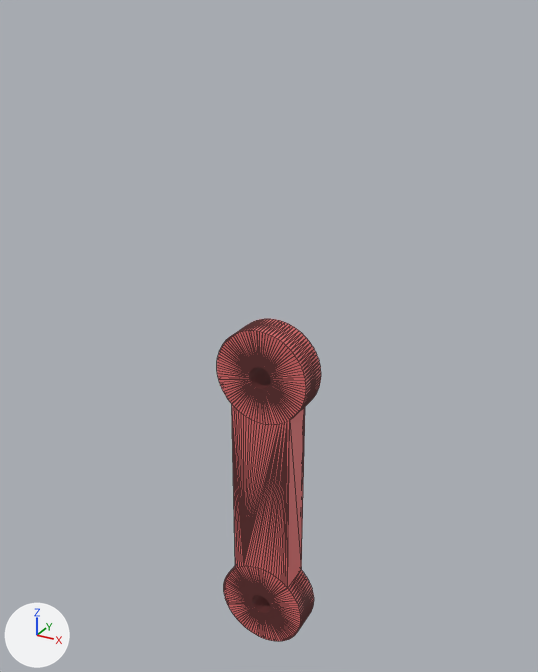
One commit to the glTF model projects/YT0101-dispensador-canino/out/piezas/ali_biela.glb: the scene before it, then after it.
Both versions are drawn from a 50 mm lens placed at (57.9, -108.0, 110.8), pointed at (-1.5, -0.1, 56.9). Every picture has the same lights, and +X, +Y and +Z are marked at lower left. The first picture is the older version. Mesh edges are drawn as thin lines. Where no turn or scale is listed for an object, it has been applied to the vertices.

Objects in the first picture: 'geometry_0'.
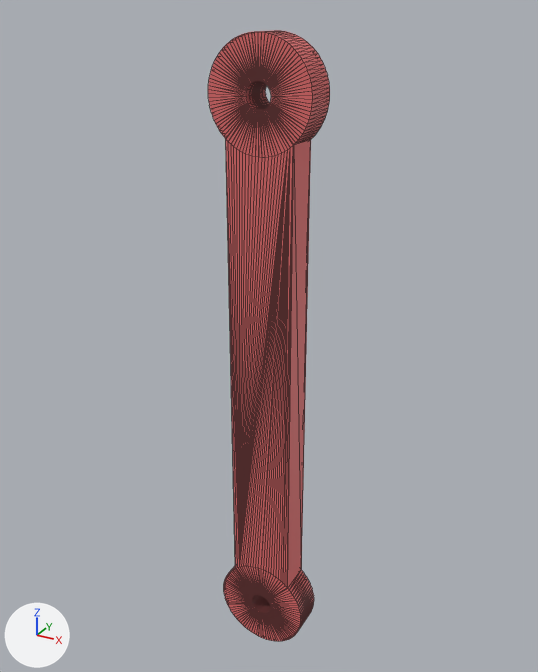
What differs and where, as boxes [x1, y1, x2, y2] in the pictures (538 x 672 px):
'geometry_0', reshaped (17% wider, 89% taller): before [217, 319, 321, 641]; after [208, 30, 330, 641]
part 1 of me_geometry_0, added (brown): after [208, 30, 330, 588]

What the commit changed:
me_geometry_0 is used by ob_geometry_0; location (0.0, 0.0, 0.0).
me_geometry_0 had 776 vertices, 1556 faces and spanned x -9.0..9.0, y -6.0..0.0, z -9.0..60.3.
me_geometry_0 now has 776 vertices, 1556 faces and spans x -9.0..9.0, y -6.0..0.0, z -9.0..107.8.
me_geometry_0 part 1: 388 vertices added at x -9.0..9.0, y -6.0..0.0, z 89.8..107.8.
Other edits to the shape of me_geometry_0 do not show in these pictures.
